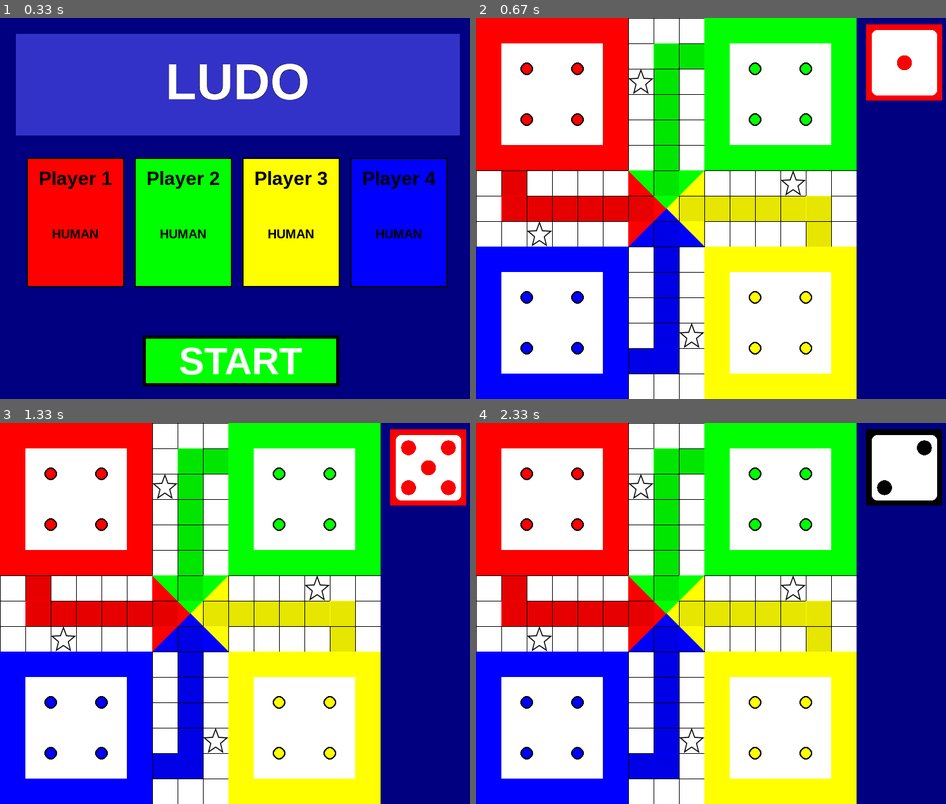
Above: before the commit, frames 1-4 (two rows, left to right).
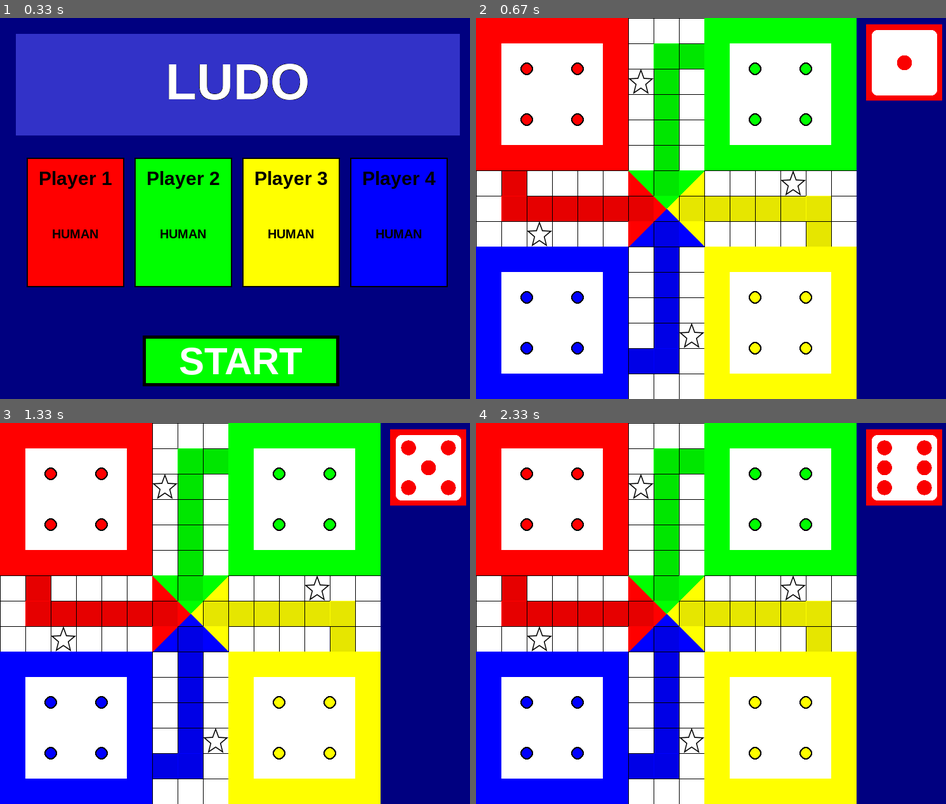
Above: after the commit, the same moments.

Repository: MashaalSayeed/Games
Game: pygame game, started from Ludo/ludo.py
Two runs of this game, one before a commit and one after it. Both use one fixed random seed, a clock stepped at 60 frames per second and the inputs below.
Inputs (mouse positions are in pixels of both pictures, inside the frame that each line leads up to):
- Up to frame 1 (0.33 s): no input
- Up to frame 2 (0.67 s): click (715, 357) at 0.38 s
- Up to frame 3 (1.33 s): click (427, 468) at 0.72 s
- Up to frame 4 (2.33 s): click (527, 472) at 1.55 s

Frame 1 is identical in both runs. In frame 2, less than 0.1% of the frame differs, in the area x 32-49%, y 40-60%; in frame 3, less than 0.1%; in frame 4, 1.5%, in the area x 32-100%, y 1-60%.

Commit message:
Ludo without numpy

Diff:
--- a/Ludo/ludo.py
+++ b/Ludo/ludo.py
@@ -1,6 +1,5 @@
 import pygame
 import random
-import numpy
 
 from pygame_util import Button, Label, Frame
 
@@ -114,8 +113,7 @@
 
         self.turn = turn
         self.draw(self.images[0], turn)
-        self.rect = self.image.get_rect()
-        self.rect.center = DICE_POS
+        self.rect = self.image.get_rect(center=DICE_POS)
 
     def roll(self, turn, finish=None):
         "Selects a random number from 1-6 and changes the image"
@@ -127,8 +125,8 @@
         return self.current
 
     def update(self):
-        "Handle animation logic here"
-        if -1 < self.rolling < 36:
+        "Handle animation logic here (rolls for 36 frames)"
+        if -1 < self.rolling < 66:
             self.draw(self.images[(self.rolling//4)%6], self.turn)
             self.rolling += 1
         elif self.rolling == 36:
@@ -164,8 +162,7 @@
         self.home = kwargs.get('home')
 
         self.draw(color)
-        self.rect = self.image.get_rect()
-        self.rect.center = x, y
+        self.rect = self.image.get_rect(center=(x,y))
 
     def draw(self, color):
         "Draws the image based on type of tile (home, spawn, safe)"
@@ -211,7 +208,8 @@
         else:
             for i, color in enumerate(colors):
                 for p in color:
-                    p.rect.center = numpy.add(self.rect.center, numpy.multiply(positions[i], (TILEX//4, TILEY//4)))
+                    p.rect.centerx = self.rect.center[0] + positions[i][0] * TILEX//4
+                    p.rect.centery = self.rect.center[1] + positions[i][1] * TILEY//4
                     p.text(len(color))
 
     def find_pieces(self, board):
@@ -260,13 +258,15 @@
 
 
 class Board:
-    center = numpy.divide(BOARD_SIZE, 2)
+    center = BOARD_SIZE[0]/2, BOARD_SIZE[1]/2
     colors = [GREEN, YELLOW, BLUE, RED]
     path = []
-    corners = [(0, 0, RED),
-               (BOARD_SIZE[0] - 6 * TILEX, 0, GREEN),
-               (BOARD_SIZE[0] - 6 * TILEX, BOARD_SIZE[1] - 6 * TILEY, YELLOW),
-               (0, BOARD_SIZE[1] - 6 * TILEY, BLUE)]
+    corners = [
+        (BOARD_SIZE[0] - 6 * TILEX, BOARD_SIZE[1] - 6 * TILEY, YELLOW),
+        (0, BOARD_SIZE[1] - 6 * TILEY, BLUE),
+        (0, 0, RED),
+        (BOARD_SIZE[0] - 6 * TILEX, 0, GREEN)
+    ]
 
     def __init__(self, game):
         self.game = game
@@ -287,7 +287,8 @@
         # Create home path tiles
         for i in range(4):
             for j in range(6):
-                hx, hy = numpy.add(self.center, numpy.multiply(direction[i], (TILEX, TILEY)) * (1+j))
+                hx = self.center[0] + direction[i][0] * TILEX * (1+j)
+                hy = self.center[1] + direction[i][1] * TILEY * (1+j)
 
                 tile = Tile(position, hx, hy, self.colors[i], home=True, last=(j==5))
                 self.homePath[self.colors[i]].insert(0, tile)
@@ -339,7 +340,7 @@
     def get_triangle_pos(self, index):
         triangles = [(1, -1), (1, 1), (-1, 1), (-1, -1)]
 
-        return numpy.subtract(self.center, numpy.multiply(triangles[index], (TILEX, TILEY)) * 1.5)
+        return self.center[0] + triangles[index][0] * TILEX * 1.5, self.center[1] + triangles[index][1] * TILEY * 1.5
 
 
 class Game(object):
@@ -374,7 +375,7 @@
             self.change_turn()
             self.roll = True
         elif self.players[self.turn] not in self.humans:
-            self.next_ai_move = pygame.time.get_ticks() + 1000
+            self.next_ai_move = pygame.time.get_ticks() #+ 1000 # 1 second delay for next ai
 
     def move_piece(self, piece):
         "Moves pieces and checks for wins"
